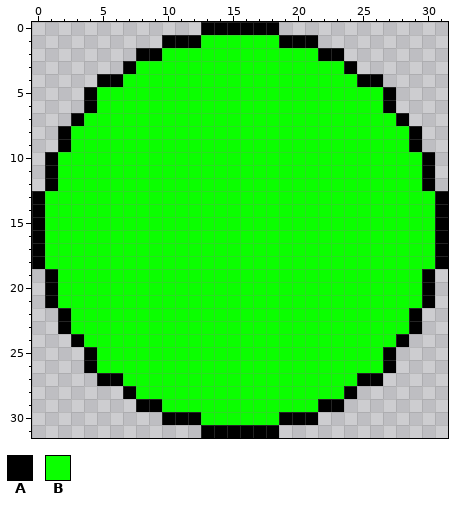
Pixel-art file -- Development Limbo/Assets/Art/MenuAndUi/Circle.aseprite. That is the earlier state.
32x32 pixels, 1 frame.
Palette (. is transparent): A #000000  B #0bff00
Pixels before, first column x 0:
 0 .............AAAAAA.............
 1 ..........AAABBBBBBAAA..........
 2 ........AABBBBBBBBBBBBAA........
 3 .......ABBBBBBBBBBBBBBBBA.......
 4 .....AABBBBBBBBBBBBBBBBBBAA.....
 5 ....ABBBBBBBBBBBBBBBBBBBBBBA....
 6 ....ABBBBBBBBBBBBBBBBBBBBBBA....
 7 ...ABBBBBBBBBBBBBBBBBBBBBBBBA...
 8 ..ABBBBBBBBBBBBBBBBBBBBBBBBBBA..
 9 ..ABBBBBBBBBBBBBBBBBBBBBBBBBBA..
10 .ABBBBBBBBBBBBBBBBBBBBBBBBBBBBA.
11 .ABBBBBBBBBBBBBBBBBBBBBBBBBBBBA.
12 .ABBBBBBBBBBBBBBBBBBBBBBBBBBBBA.
13 ABBBBBBBBBBBBBBBBBBBBBBBBBBBBBBA
14 ABBBBBBBBBBBBBBBBBBBBBBBBBBBBBBA
15 ABBBBBBBBBBBBBBBBBBBBBBBBBBBBBBA
16 ABBBBBBBBBBBBBBBBBBBBBBBBBBBBBBA
17 ABBBBBBBBBBBBBBBBBBBBBBBBBBBBBBA
18 ABBBBBBBBBBBBBBBBBBBBBBBBBBBBBBA
19 .ABBBBBBBBBBBBBBBBBBBBBBBBBBBBA.
20 .ABBBBBBBBBBBBBBBBBBBBBBBBBBBBA.
21 .ABBBBBBBBBBBBBBBBBBBBBBBBBBBBA.
22 ..ABBBBBBBBBBBBBBBBBBBBBBBBBBA..
23 ..ABBBBBBBBBBBBBBBBBBBBBBBBBBA..
24 ...ABBBBBBBBBBBBBBBBBBBBBBBBA...
25 ....ABBBBBBBBBBBBBBBBBBBBBBA....
26 ....ABBBBBBBBBBBBBBBBBBBBBBA....
27 .....AABBBBBBBBBBBBBBBBBBAA.....
28 .......ABBBBBBBBBBBBBBBBA.......
29 ........AABBBBBBBBBBBBAA........
30 ..........AAABBBBBBAAA..........
31 .............AAAAAA.............
Now the later version:
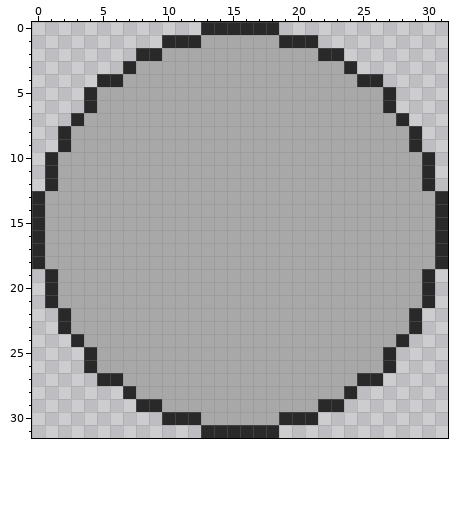
Edits made:
colour A: #000000 -> #292929
colour B: #0bff00 -> #a8a8a8
Boxes around the changes in both pictures, in picture pixels (x1, y1, x2, y2):
changed: (32, 22, 448, 438)
